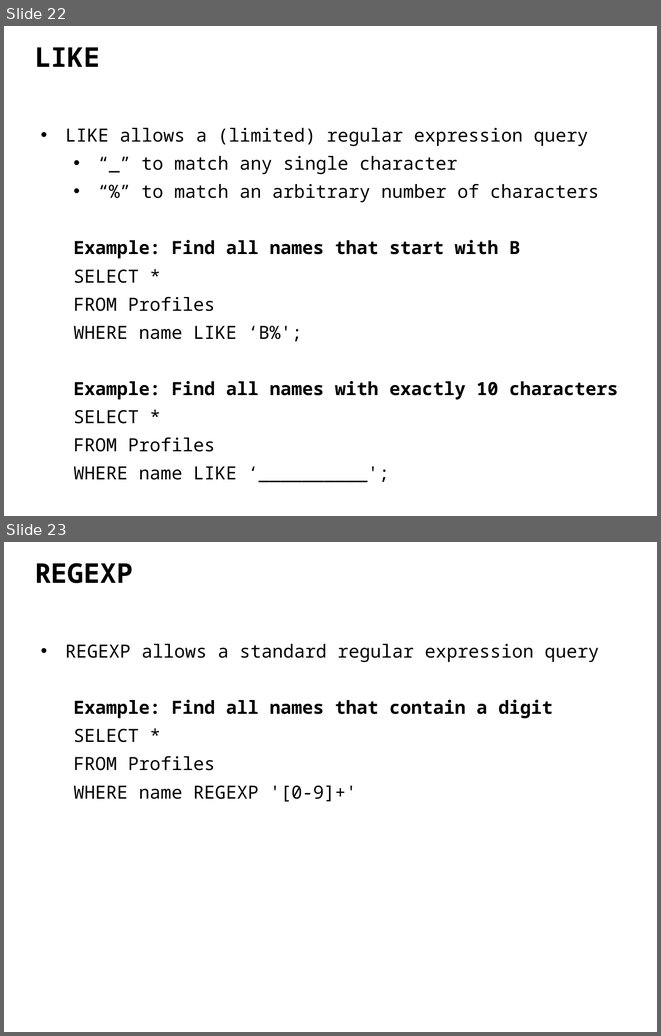
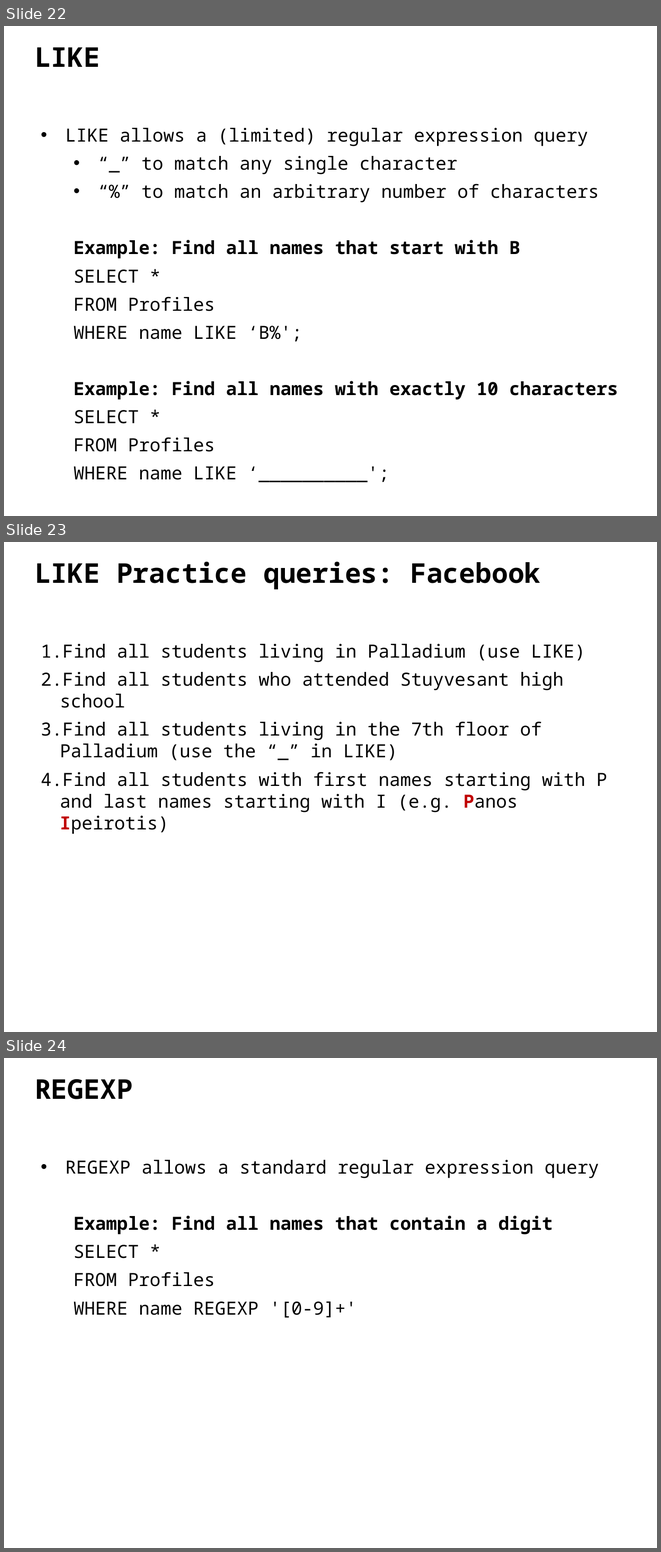
Before and after one commit to Serene1307/dealing_with_data, a slide deck: 3-SQL/C-SQL.pptx. Shown one above the other, each under a label of ours: slides 22 and 23 before the commit, slides 22, 23 and 24 after it. The pictures are 661x1036 and 661x1552 pixels, drawn with LibreOffice and Linux fonts; fonts in the diff are those of the drawing. Boxes give left, top, right and bottom in pixels: in the first picture for what was removed or moved away, otherwise in the second. Text is boxed around its words. In the diff, an @@ line names an element or a change of style, - is before the commit and + after.

Commit message:
Extra practice queries

```diff
--- a/3-SQL/C-SQL.pptx
+++ b/3-SQL/C-SQL.pptx
@@ slide 23 added at (x1=4, y1=542, x2=657, y2=1032), background #FFFFFF @@
@@ text added at (x1=35, y1=562, x2=540, y2=590), 30 pt, text #000000, bold @@
+LIKE Practice queries: Facebook
@@ text added at (x1=41, y1=644, x2=608, y2=812), 20 pt, text #000000 @@
+1. Find all students living in Palladium (use LIKE)
+2. Find all students who attended Stuyvesant high school
+3. Find all students living in the 7th floor of Palladium (use the “_” in LIKE)
+4. Find all students with first names starting with P and last names starting with I (e.g. Panos Ipeirotis)
@@ what was slide 23 is now slide 24 @@
```
Also in this commit, not shown: 3 slides changed, 2 other slides added, 1 other file.
